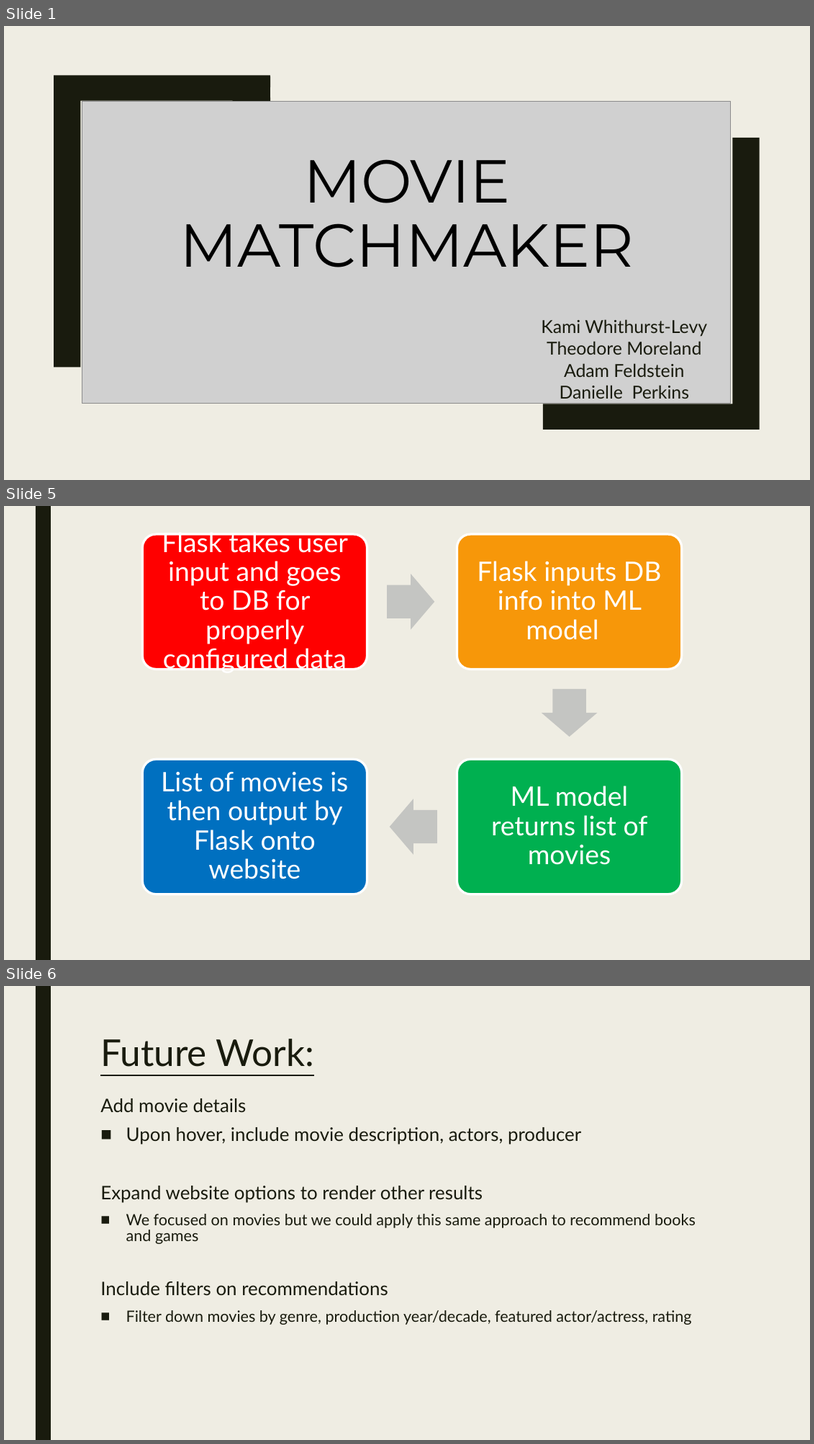
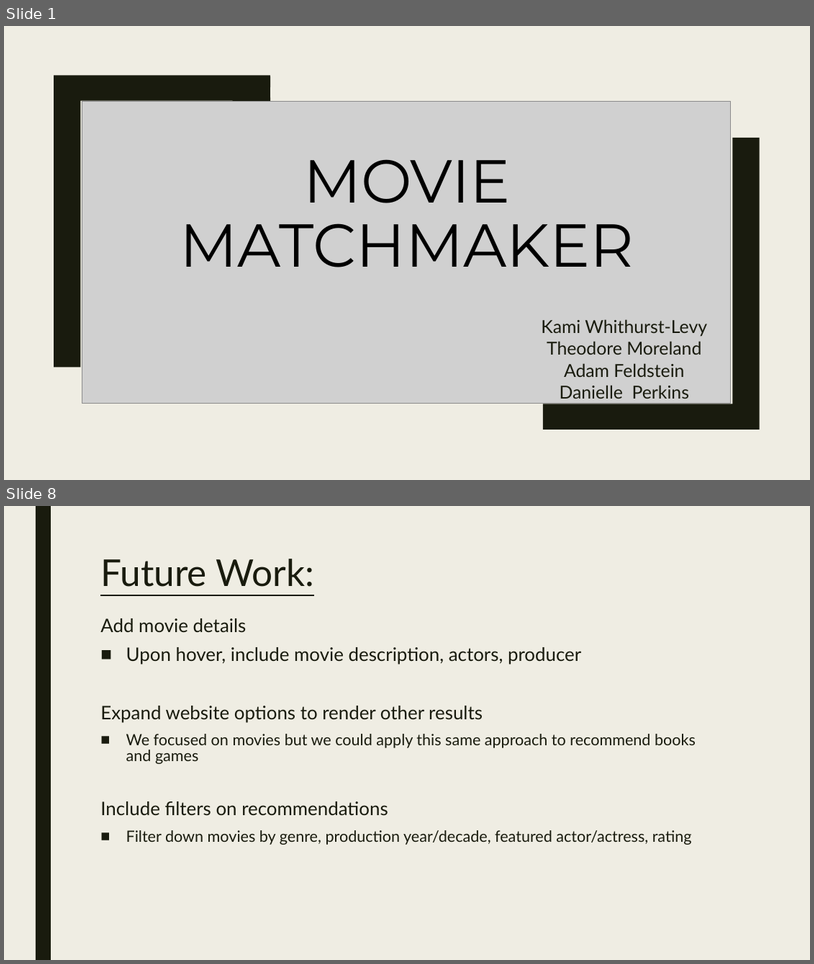
Before and after one commit to theodoremoreland/MovieIon, a slide deck: Movie matchmaker.pptx. Shown one above the other, each under a label of ours: slides 1, 5 and 6 before the commit, slides 1 and 8 after it; the slides between them are not shown. The pictures are 814x1444 and 814x964 pixels, drawn with LibreOffice and Linux fonts; fonts in the diff are those of the drawing; grey boxes stand for pictures. Boxes give left, top, right and bottom in pixels: in the first picture for what was removed or moved away, otherwise in the second. Text is boxed around its words. In the diff, an @@ line names an element or a change of style, - is before the commit and + after.

```diff
--- a/Movie matchmaker.pptx
+++ b/Movie matchmaker.pptx
@@ slide 5 removed at [4, 506, 810, 960], background #EFEDE3; not listed: 1 template element that a slide beside it also shows @@
@@ group removed at [142, 528, 682, 894]: 4 rounded rectangles, 4 texts, 3 right arrows @@
-Flask takes user input and goes to DB for properly configured data
-Flask inputs DB info into ML model
-ML model returns list of movies
-List of movies is then output by Flask onto website
@@ what was slide 6 is now slide 8 @@
```
Also in this commit, not shown: 3 slides changed, 3 slides added.
